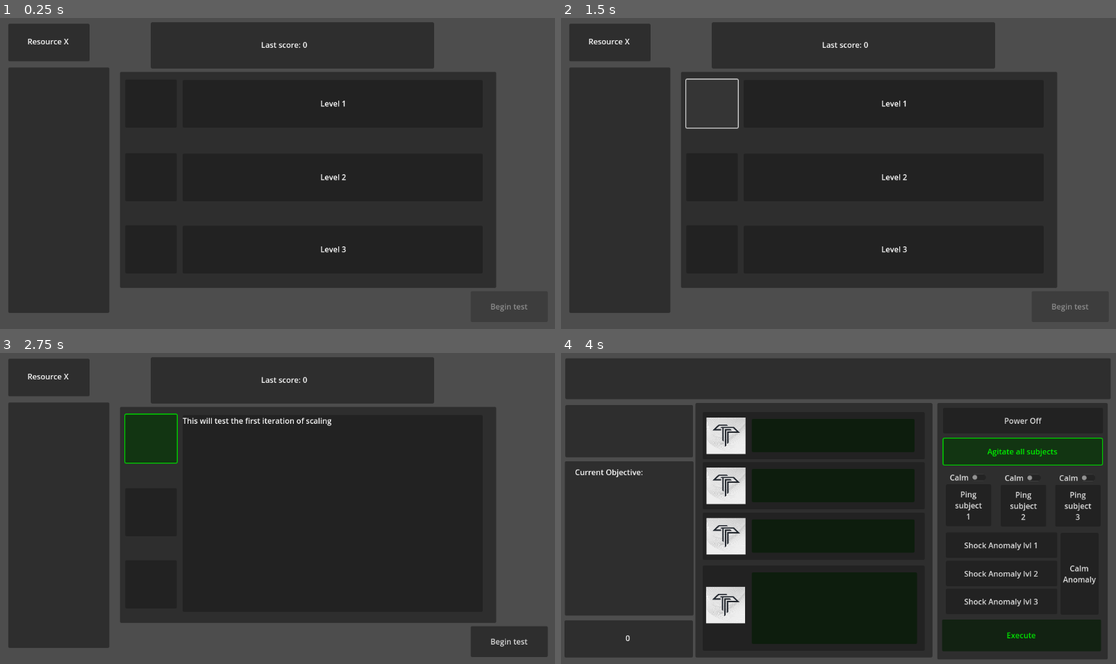
Above: before the commit, frames 1-4 (two rows, left to right).
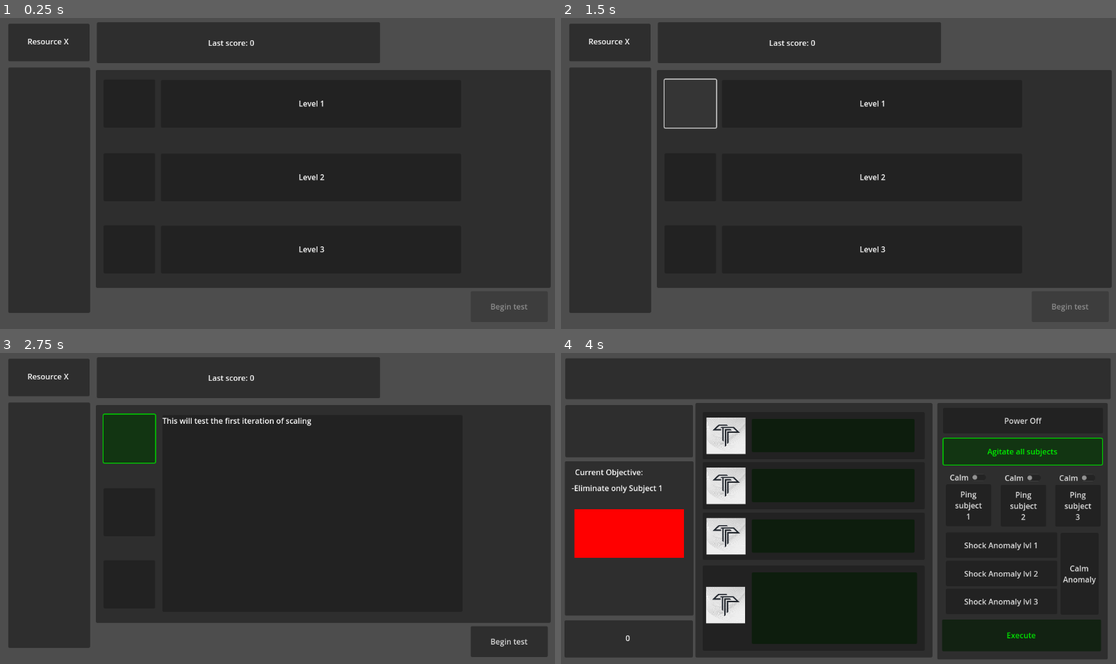
Above: after the commit, the same moments.

Repository: andrewpressman/MonsterManagement
Game: Godot game, scene res://Level Select/Level Select Screen.tscn
Same seed, same stepped clock (60 frames per second), same inputs: the game is played once before the commit and once after it. Sound files missing from this copy of the repository are replaced by a short silence.
Inputs (mouse positions are in pixels of both pictures, inside the frame that each line leads up to; where the layout moved, square brackets give the same spot in the first picture):
- Up to frame 1 (0.25 s): no input
- Up to frame 2 (1.5 s): click (688, 105) [710, 105] at 0.5 s; click (688, 105) [710, 105] at 1.25 s
- Up to frame 3 (2.75 s): click (127, 440) [149, 440] at 2 s
- Up to frame 4 (4 s): click "Begin test" at 2.75 s; click "Agitate all subjects" at 3.5 s

The runs differ from the first frame. In frame 1, 13% of the frame differs, in the area x 16-100%, y 1-95%; in frame 2, 13%; in frame 3, 14%; in frame 4, 3.3%.

Commit message:
added secondary objectives & tracking

Diff:
--- a/Clock.gd
+++ b/Clock.gd
@@ -1,12 +1,14 @@
 extends Timer
 
 var GameController: Node2D
+var ObjectiveTracker : Panel
 var IncreaseRate : int
 var count : int
 
 # Called when the node enters the scene tree for the first time.
 func _ready():
 	#declare global variables
+	ObjectiveTracker = $/root/Node2D/GameState
 	IncreaseRate = GlobalVariables.IncreaseRate
 	GameController = get_parent()
 	count = 0
@@ -31,6 +33,7 @@
 			GameController.UpdateStatus(0,0,0,IncreaseRate * 1.5)
 
 	IncreaseDifficulty()
+	ObjectiveTracker.GetObjective(GlobalVariables.SecondayObjective)
 
 func Start():
 	start()
--- a/Game Screen.tscn
+++ b/Game Screen.tscn
@@ -348,10 +348,19 @@
 
 [node name="CurrObj" type="Label" parent="GameState"]
 layout_mode = 0
-offset_left = 25.0
+offset_left = 14.0
 offset_top = 44.0
-offset_right = 214.0
-offset_bottom = 109.0
+offset_right = 212.0
+offset_bottom = 93.0
+text = "-Release the creature
+-preserve all subjects"
+
+[node name="ObjStatus" type="ColorRect" parent="GameState"]
+layout_mode = 0
+offset_left = 20.0
+offset_top = 100.0
+offset_right = 247.0
+offset_bottom = 201.0
 
 [node name="Extra" type="Panel" parent="."]
 offset_left = 9.0
@@ -365,6 +374,7 @@
 script = ExtResource("9_3vj8r")
 
 [node name="GameOver" type="Panel" parent="."]
+visible = false
 offset_left = 11.0
 offset_top = 11.0
 offset_right = 1135.0
--- a/Level Select/Level Select Screen.tscn
+++ b/Level Select/Level Select Screen.tscn
@@ -7,41 +7,43 @@
 script = ExtResource("1_t3wki")
 
 [node name="TempScore" type="Panel" parent="."]
-offset_left = 313.0
+offset_left = 201.0
 offset_top = 9.0
-offset_right = 901.0
-offset_bottom = 105.0
+offset_right = 789.0
+offset_bottom = 94.0
 
 [node name="Score" type="Label" parent="TempScore"]
 layout_mode = 0
-offset_left = 38.0
-offset_top = 14.0
-offset_right = 517.0
-offset_bottom = 80.0
+offset_left = 40.0
+offset_top = 10.0
+offset_right = 519.0
+offset_bottom = 76.0
 text = "Last Score: "
 horizontal_alignment = 1
 vertical_alignment = 1
 
 [node name="Cases" type="Panel" parent="."]
-offset_left = 249.0
-offset_top = 112.0
-offset_right = 1030.0
+offset_left = 199.0
+offset_top = 108.0
+offset_right = 1143.0
 offset_bottom = 561.0
 
 [node name="Level1" type="Node" parent="Cases"]
 script = ExtResource("1_1i0fd")
 
 [node name="select" type="Button" parent="Cases/Level1"]
-offset_left = 260.0
+offset_left = 215.0
 offset_top = 128.0
-offset_right = 367.0
+offset_right = 322.0
 offset_bottom = 228.0
+metadata/_edit_use_anchors_ = true
 
 [node name="MiniInfo" type="Panel" parent="Cases/Level1"]
-offset_left = 379.0
+offset_left = 334.0
 offset_top = 129.0
-offset_right = 1002.0
+offset_right = 957.0
 offset_bottom = 228.0
+metadata/_edit_use_anchors_ = true
 
 [node name="Label" type="Label" parent="Cases/Level1/MiniInfo"]
 layout_mode = 0
@@ -50,12 +52,13 @@
 text = "Level 1"
 horizontal_alignment = 1
 vertical_alignment = 1
+metadata/_edit_use_anchors_ = true
 
 [node name="BigInfo" type="Panel" parent="Cases/Level1"]
 visible = false
-offset_left = 379.0
+offset_left = 337.0
 offset_top = 129.0
-offset_right = 1002.0
+offset_right = 960.0
 offset_bottom = 538.0
 
 [node name="Label" type="Label" parent="Cases/Level1/BigInfo"]
@@ -68,16 +71,16 @@
 script = ExtResource("1_1i0fd")
 
 [node name="select" type="Button" parent="Cases/Level2"]
-offset_left = 260.0
+offset_left = 215.0
 offset_top = 281.0
-offset_right = 367.0
+offset_right = 322.0
 offset_bottom = 381.0
 metadata/_edit_use_anchors_ = true
 
 [node name="MiniInfo" type="Panel" parent="Cases/Level2"]
-offset_left = 379.0
+offset_left = 334.0
 offset_top = 282.0
-offset_right = 1002.0
+offset_right = 957.0
 offset_bottom = 381.0
 metadata/_edit_use_anchors_ = true
 
@@ -88,12 +91,13 @@
 text = "Level 2"
 horizontal_alignment = 1
 vertical_alignment = 1
+metadata/_edit_use_anchors_ = true
 
 [node name="BigInfo" type="Panel" parent="Cases/Level2"]
 visible = false
-offset_left = 379.0
+offset_left = 337.0
 offset_top = 129.0
-offset_right = 1002.0
+offset_right = 960.0
 offset_bottom = 538.0
 
 [node name="Label" type="Label" parent="Cases/Level2/BigInfo"]
@@ -106,16 +110,16 @@
 script = ExtResource("1_1i0fd")
 
 [node name="select" type="Button" parent="Cases/Level3"]
-offset_left = 260.0
+offset_left = 215.0
 offset_top = 431.0
-offset_right = 367.0
+offset_right = 322.0
 offset_bottom = 531.0
 metadata/_edit_use_anchors_ = true
 
 [node name="MiniInfo" type="Panel" parent="Cases/Level3"]
-offset_left = 379.0
+offset_left = 334.0
 offset_top = 432.0
-offset_right = 1002.0
+offset_right = 957.0
 offset_bottom = 531.0
 
 [node name="Label" type="Label" parent="Cases/Level3/MiniInfo"]
@@ -128,9 +132,9 @@
 
 [node name="BigInfo" type="Panel" parent="Cases/Level3"]
 visible = false
-offset_left = 379.0
+offset_left = 337.0
 offset_top = 129.0
-offset_right = 1002.0
+offset_right = 960.0
 offset_bottom = 538.0
 
 [node name="Label" type="Label" parent="Cases/Level3/BigInfo"]
@@ -165,7 +169,7 @@
 [node name="meta element" type="Panel" parent="."]
 offset_left = 17.0
 offset_top = 103.0
-offset_right = 227.0
+offset_right = 187.0
 offset_bottom = 613.0
 
 [connection signal="pressed" from="Cases/Level1/select" to="." method="_on_Level1_pressed"]
--- a/ObjectiveTracker.gd
+++ b/ObjectiveTracker.gd
@@ -1,27 +1,64 @@
 extends Panel
 
 var GameController: Node2D
-var ObjCheck : bool
 var CurrObj : Label
+var objColor : ColorRect
+
+var SecondaryObjectiveTxt : String
 
 func _ready():
-	ObjCheck = false
+
+	#temp
+	GlobalVariables.SecondayObjective = 1
+
+	objColor = $ObjStatus
 	GameController = get_parent()
 	CurrObj = $CurrObj
+	SetObjective(GlobalVariables.SecondayObjective)
+	CurrObj.text = SecondaryObjectiveTxt
 	GetObjective(GlobalVariables.SecondayObjective)
-	CurrObj.text = GlobalVariables.SecondayObjectiveTxt
+
+func SetObjective(obj : int):
+	match obj:
+		1:
+			#kill only char 1
+			SecondaryObjectiveTxt = "-Eliminate only Subject 1"
+		2:
+			#kill only char 2
+			SecondaryObjectiveTxt = "-Eliminate only Subject 2"
+		3:
+			#kill only char 3
+			SecondaryObjectiveTxt = "-Eliminate only Subject 3"
+		4:
+			#don't let any die
+			SecondaryObjectiveTxt = "-Preserve all subjects"
+		5:
+			#release the creature without killing
+			SecondaryObjectiveTxt = "-Release the creature\n-preserve all subjects"
+		6:
+			#Leave only char 1 alive
+			SecondaryObjectiveTxt = "-Eliminate Subject 2\n-Eliminate Subject 3"
+		7:
+			#Leave only char 2 alive
+			SecondaryObjectiveTxt = "-Eliminate Subject 2\n-Eliminate Subject 3"
+		8:
+			#Leave only char 3 alive
+			SecondaryObjectiveTxt = "-Eliminate Subject 1\n-Eliminate Subject 2"
+		9:
+			#Just complete test
+			SecondaryObjectiveTxt = "-Complete experiemnt"
 
 func GetObjective(obj : int):
 	match obj:
 		1:
 			#kill only char 1
-			return OneAlive(1)
+			return OneDead(1)
 		2:
 			#kill only char 2
-			return OneAlive(2)
+			return OneDead(2)
 		3:
 			#kill only char 3
-			return OneAlive(3)
+			return OneDead(3)
 		4:
 			#don't let any die
 			return AllAlive(true)
@@ -30,13 +67,13 @@
 			return AllAlive(false)
 		6:
 			#Leave only char 1 alive
-			return OneDead(1)
+			return OneAlive(1)
 		7:
 			#Leave only char 2 alive
-			return OneDead(2)
+			return OneAlive(2)
 		8:
 			#Leave only char 3 alive
-			return OneDead(3)
+			return OneAlive(3)
 		9:
 			#Just complete test
 			return true
@@ -45,48 +82,64 @@
 func AllAlive(type : bool):
 	if type:
 		if GameController.Character1 < GlobalVariables.MaxState && GameController.Character2 < GlobalVariables.MaxState && GameController.Character3 < GlobalVariables.MaxState && GameController.Monster < GlobalVariables.MaxState:
-			ObjCheck = true
+			objColor.modulate = Color(0,1,0)
+			return true
 		else:
-			ObjCheck = false
+			objColor.modulate = Color(1,0,0)
+			return false
 	else:
 		if (GameController.Character1 < GlobalVariables.MaxState && GameController.Character2 < GlobalVariables.MaxState && GameController.Character3 < GlobalVariables.MaxState) && GameController.Monster >= GlobalVariables.MaxState:
-			ObjCheck = true
+			objColor.modulate = Color(0,1,0)
+			return true
 		else:
-			ObjCheck = false
+			objColor.modulate = Color(1,0,0)
+			return false
 #leave only 1 alive
 func OneAlive(char : int):
 	match char:
 		1:
 			if GameController.Character1 < GlobalVariables.MaxState && (GameController.Character2 >= GlobalVariables.MaxState && GameController.Character3 >= GlobalVariables.MaxState):
-				ObjCheck = true
+				objColor.modulate = Color(0,1,0)
+				return true
 			else:
-				ObjCheck = false
+				objColor.modulate = Color(1,0,0)
+				return false
 		2:
 			if GameController.Character2 < GlobalVariables.MaxState && (GameController.Character1 >= GlobalVariables.MaxState && GameController.Character3 >= GlobalVariables.MaxState):
-				ObjCheck = true
+				objColor.modulate = Color(0,1,0)
+				return true
 			else:
-				ObjCheck = false
+				objColor.modulate = Color(1,0,0)
+				return false
 		3:
 			if GameController.Character3 < GlobalVariables.MaxState && (GameController.Character1 >= GlobalVariables.MaxState && GameController.Character2 >= GlobalVariables.MaxState):
-				ObjCheck = true
+				objColor.modulate = Color(0,1,0)
+				return true
 			else:
-				ObjCheck = false
+				objColor.modulate = Color(1,0,0)
+				return false
 
 #kill only 1
 func OneDead(char : int):
 	match char:
 		1:
-			if GameController.Character1 >= GlobalVariables.MaxState && (GameController.Character2 < GlobalVariables.MaxState && GameController.Character3 > GlobalVariables.MaxState):
-				ObjCheck = true
+			if GameController.Character1 >= GlobalVariables.MaxState && (GameController.Character2 < GlobalVariables.MaxState && GameController.Character3 < GlobalVariables.MaxState):
+				objColor.modulate = Color(0,1,0)
+				return true
 			else:
-				ObjCheck = false
+				objColor.modulate = Color(1,0,0)
+				return false
 		2:
 			if GameController.Character2 >= GlobalVariables.MaxState && (GameController.Character1 < GlobalVariables.MaxState && GameController.Character3 < GlobalVariables.MaxState):
-				ObjCheck = true
+				objColor.modulate = Color(0,1,0)
+				return true
 			else:
-				ObjCheck = false
+				objColor.modulate = Color(1,0,0)
+				return false
 		3:
 			if GameController.Character3 >= GlobalVariables.MaxState && (GameController.Character1 < GlobalVariables.MaxState && GameController.Character2 < GlobalVariables.MaxState):
-				ObjCheck = true
+				objColor.modulate = Color(0,1,0)
+				return true
 			else:
-				ObjCheck = false
+				objColor.modulate = Color(1,0,0)
+				return false
--- a/global_variables.gd
+++ b/global_variables.gd
@@ -10,7 +10,15 @@
 var IncreaseRate : int
 var DecreaseRate : int
 
+#scoring and Secondary Objectve tracking
 var Score : int = 0
 var TargetScore : int
 var SecondayObjective : int
-var SecondayObjectiveTxt : String
+
+#meta variables
+var CurrentStage : int #track which set of 3 levels the player is at
+
+#Leve status, 0 = incomplete, 1 = complete w/o objective, 2 = completed w/ objective
+var Level1Status : int
+var Level2Status : int
+var Level3Status : int
